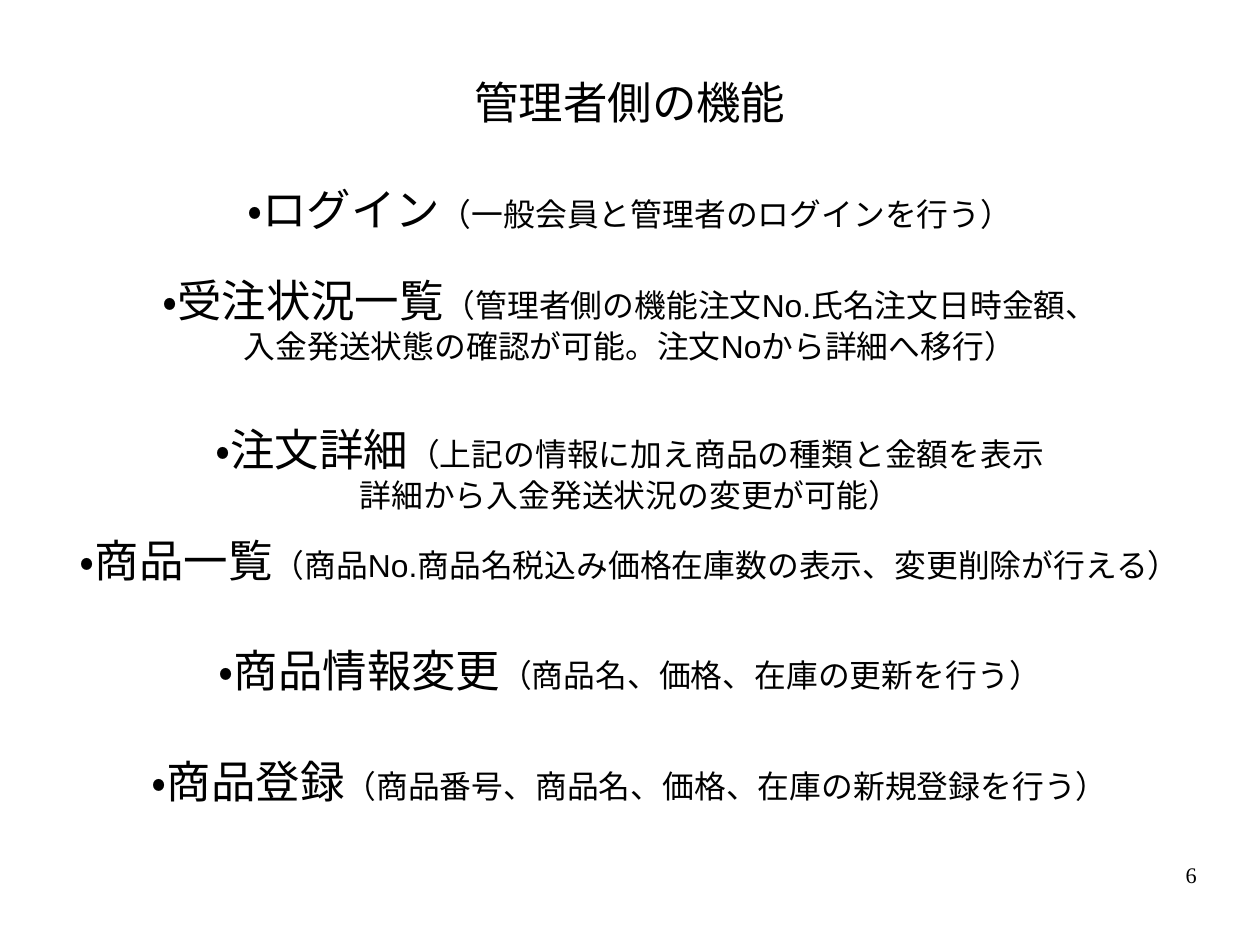
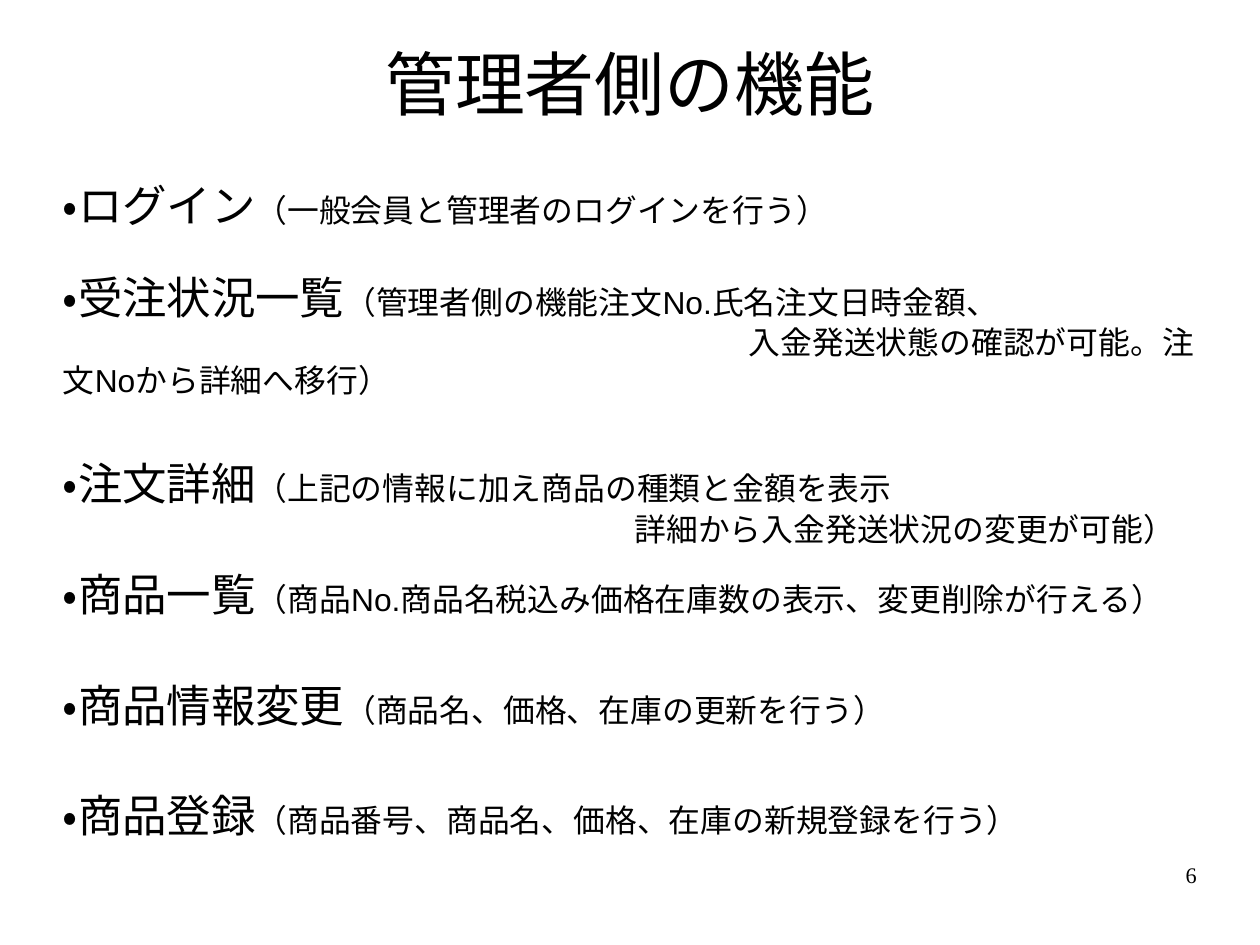
Before and after one commit to black1000/system, a slide deck: slide 6 of ユニフォームプレゼンテーション.odp. Drawn at 1260x945 pixels with LibreOffice and Linux fonts; fonts in the diff are those of the drawing. Boxes give left, top, right and bottom in pixels: in the first picture for what was removed or moved away, otherwise in the second. Text is boxed around its words. In the diff, an @@ line names an element or a change of style, - is before the commit and + after.

```diff
--- a/ユニフォームプレゼンテーション.odp
+++ b/ユニフォームプレゼンテーション.odp
@@ subtitle "管理者側の機能": place and size @@
-subtitle "管理者側の機能" at [80, 81, 1180, 802]
+subtitle "管理者側の機能" at [63, 51, 1194, 836]
@@ subtitle "管理者側の機能" at [63, 51, 1194, 836]: size 28 to 44 pt in "管理者側の機能"; alignment centre to left @@
```
Also in this commit, not shown: 10 other slides changed.
